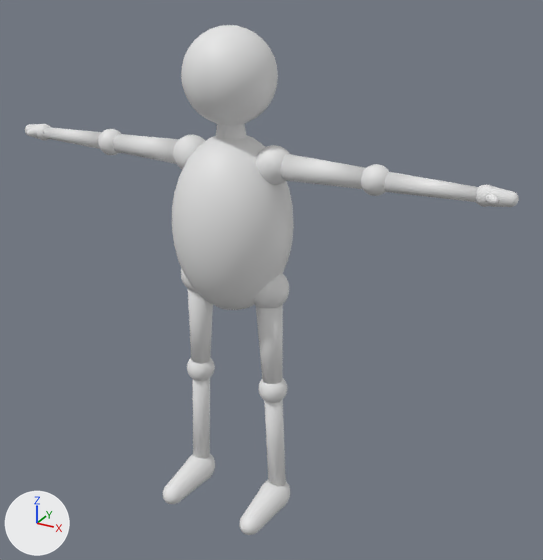
What one commit did to the Blender file Characters/Dev.blend.
The view is the same before and after, from a 50 mm lens placed at (12.4, -19.92, 19.11), pointed at (1.12, 0.59, 8.85). The lights are fixed; the arrows at lower left show +X, +Y and +Z.
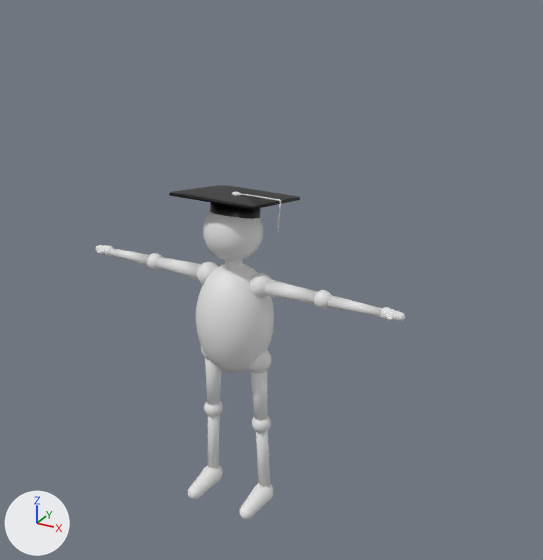
Commit message: dev upload

Boxes (x1, y1, x2, y2) around the edits, measured in the pictures (543 x 560 px):
'Sphere', moved, rescaled (37% narrower, 40% shorter)
    before: (25, 25, 519, 535)
    after: (96, 212, 405, 520)
'Sphere.001', added
    after: (169, 185, 300, 235)
    faces in mat_material (black #000000): (169, 185, 300, 219)
    faces in mat_material_002 (white #e7e7e7): (232, 192, 281, 235)

Diff of the bpy script that builds the scene:
```diff
--- a/Characters/Dev.blend.py
+++ b/Characters/Dev.blend.py
@@ mat_material_002 @@
+mat_material_002 = principled_material('Material.002')
+mat_material_002.base_color = (0.8, 0.8, 0.8)  # white #e7e7e7
@@ mat_material @@
+mat_material = principled_material('Material')
+mat_material.base_color = (0.0, 0.0, 0.0)  # black #000000
+mat_material.roughness = 0.4
@@ me_sphere_009 @@
+me_sphere_009.from_pydata(...)  # 1004 vertices, 965 faces; spans x -9.8..10.5, y -9.8..9.8, z -12.7..1.0
+me_sphere_009.polygons.foreach_set('use_smooth', [True] * 965)
+# faces by material slot: [541, 424]
+me_sphere_009.materials.append(mat_material)  # black #000000
+me_sphere_009.materials.append(mat_material_002)  # white #e7e7e7
@@ ob_sphere @@
 ob_sphere = bpy.data.objects.new('Sphere', me_sphere)
-ob_sphere.location = (0.0, 0.0, 10.86)
-ob_sphere.scale = (2.0, 2.0, 3.0)
+ob_sphere.location = (0.0, 0.0, 7.39)
+ob_sphere.scale = (1.36, 1.36, 2.04)
 _m = ob_sphere.modifiers.new('Mirror', 'MIRROR')
@@ ob_sphere_001 @@
+ob_sphere_001 = bpy.data.objects.new('Sphere.001', me_sphere_009)
+ob_sphere_001.location = (0.0, 0.25, 11.79)
+ob_sphere_001.rotation_euler = (-0.173, -0.0124, -0.021)  # degrees (-10, -0.7, -1.2)
+ob_sphere_001.scale = (0.157, 0.157, 0.0842)
```
